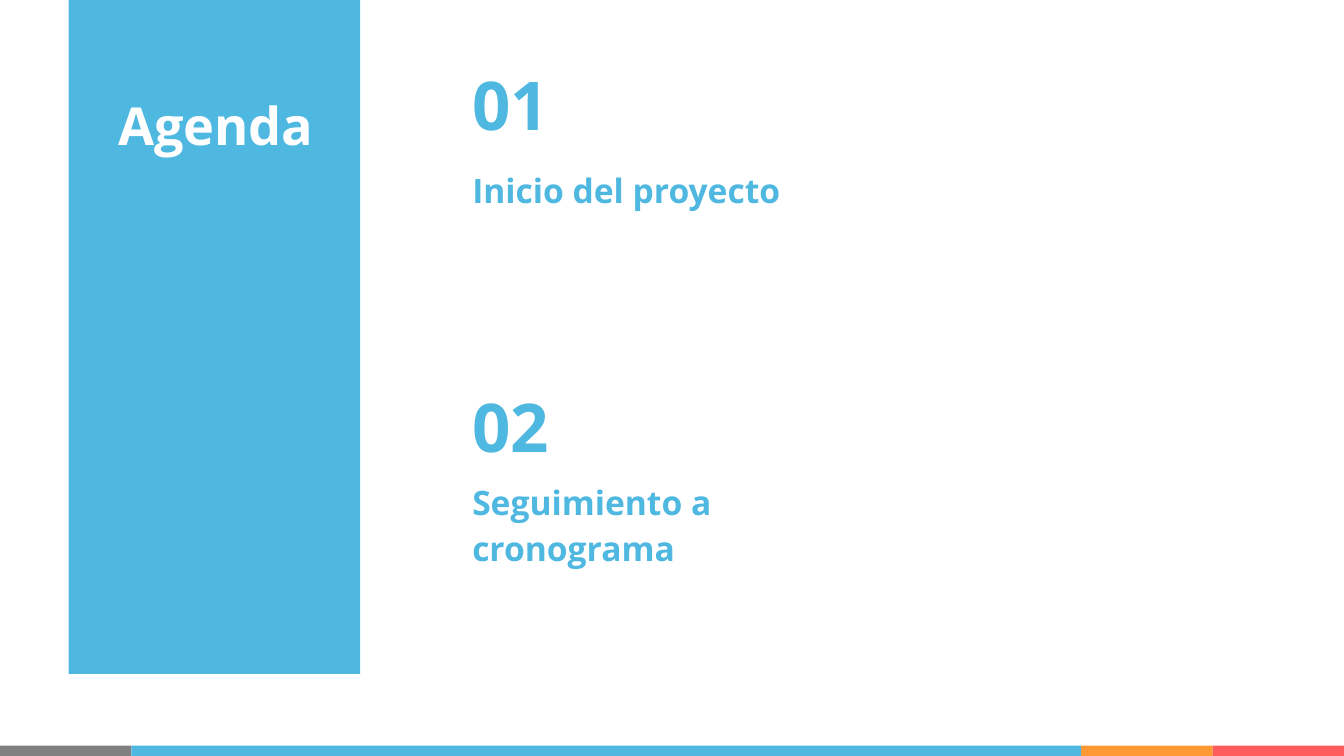
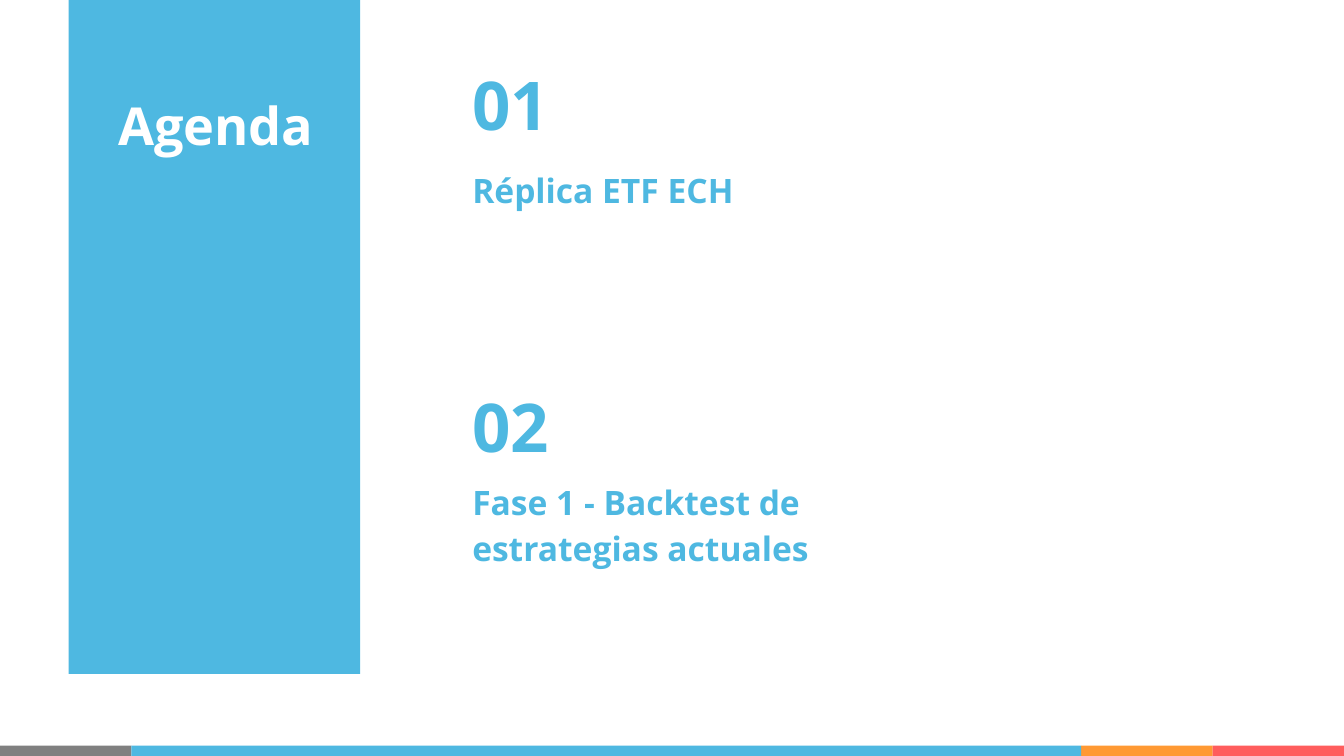
Before and after one commit to IISOS/Swell_2_Optimizacion_estrategias, a slide deck: slide 2 of Presentaciones/Swell - Optimización de estrategias - R5 (19-03-2021).pptx. Drawn at 1344x756 pixels with LibreOffice and Linux fonts; fonts in the diff are those of the drawing. Boxes give left, top, right and bottom in pixels: in the first picture for what was removed or moved away, otherwise in the second. Text is boxed around its words. In the diff, an @@ line names an element or a change of style, - is before the commit and + after.

Commit message:
Backtest copia swell

```diff
--- a/Presentaciones/Swell - Optimización de estrategias - R5 (19-03-2021).pptx
+++ b/Presentaciones/Swell - Optimización de estrategias - R5 (19-03-2021).pptx
@@ subtitle at <box>472,177,734,211</box>: text changed @@
-Inicio del proyecto
+Réplica ETF ECH
@@ subtitle at <box>472,489,808,569</box>: text changed @@
-Seguimiento a cronograma
+Fase 1 - Backtest de estrategias actuales
```
Also in this commit, not shown: 6 other slides changed, 16 slides added, 2 slides removed, 30 other files.
